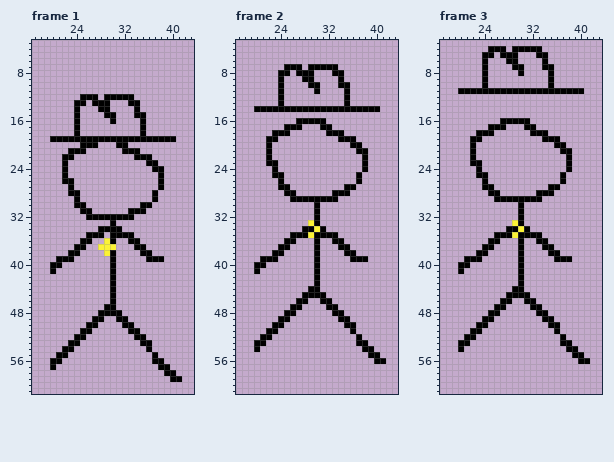
File history of a pixel-art file, ShovelJam/ShovelJam/ASSETS/Ase Files/jimmy/jimmy_walking.ase. Above: the version before the commit.
64x64 pixels, 5 frames. Shown: frame 1: x 17..43, y 3..61; frame 2: x 17..43, y 3..61; frame 3: x 17..43, y 3..61. The commit also changed other frames, which this record leaves out.
Once edited:
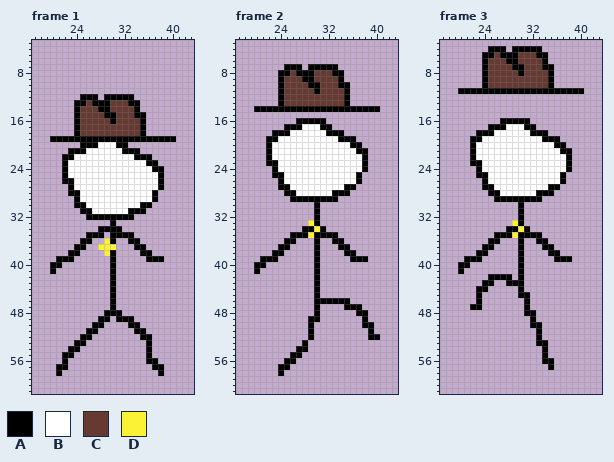
Palette (. is transparent): A #000000  B #ffffff  C #663931  D #fbf236
Difference:
Changed rows in their new state; - is an unchanged pixel.
Frame 1, layers "Accessory", "Head", "Body":
first column x 23:
13 ---C---CCC-----
14 --CCC--CCCC----
15 --CCCC--CCC----
16 --CCCCC-CCCC---
17 --CCCCCCCCCC---
18 --CCCCCCCCCC---
20 -----BBB-------
21 ---BBBBBB------
22 -BBBBBBBBBB----
23 BBBBBBBBBBBBB--
24 BBBBBBBBBBBBBB-
25 BBBBBBBBBBBBBBB
26 -BBBBBBBBBBBBBB
27 -BBBBBBBBBBBBBB
28 --BBBBBBBBBBBB-
29 --BBBBBBBBBBBB-
30 ---BBBBBBBBB---
31 ----BBBBBB-----
first column x 20:
47 ---------.------------
48 --------.-------------
49 -------.-A---A--------
50 ------.-A---.-A-------
51 -----.-A-----.-A------
52 ----.-A-------.-A-----
53 ---.-A---------.------
54 --.-A-----------------
55 -.-A------------A.----
56 ..A-------------A-.---
57 .AA--------------A-.--
58 -A----------------A..-
59 --------------------..
Frame 2, layers "Accessory", "Head", "Body":
first column x 25:
 8 -C---CCC--
 9 CCC--CCCC-
10 CCCC--CCC-
11 CCCCC-CCCC
12 CCCCCCCCCC
13 CCCCCCCCCC
first column x 23:
17 -----BBB-------
18 ---BBBBBB------
19 -BBBBBBBBBB----
20 BBBBBBBBBBBBB--
21 BBBBBBBBBBBBBB-
22 BBBBBBBBBBBBBBB
23 -BBBBBBBBBBBBBB
24 -BBBBBBBBBBBBBB
25 --BBBBBBBBBBBB-
26 --BBBBBBBBBBBB-
27 ---BBBBBBBBB---
28 ----BBBBBB-----
first column x 20:
44 ---------.------------
45 --------..-.----------
46 -------..-A--AAA------
47 ------..--A-..-AAA----
48 -----..---A--..--AA---
49 ----..---AA---..--A---
50 ---..----A-----..-AA--
51 --..-----A------.--A--
52 -..------A-------.-AA-
53 ..------A--------..---
54 .------AA---------..--
55 ------AA-----------..-
56 -----AA-------------..
57 ----AA----------------
58 ----A-----------------
Frame 3, layers "Accessory", "Head", "Body":
first column x 25:
 5 -C---CCC--
 6 CCC--CCCC-
 7 CCCC--CCC-
 8 CCCCC-CCCC
 9 CCCCCCCCCC
10 CCCCCCCCCC
first column x 23:
17 -----BBB-------
18 ---BBBBBB------
19 -BBBBBBBBBB----
20 BBBBBBBBBBBBB--
21 BBBBBBBBBBBBBB-
22 BBBBBBBBBBBBBBB
23 -BBBBBBBBBBBBBB
24 -BBBBBBBBBBBBBB
25 --BBBBBBBBBBBB-
26 --BBBBBBBBBBBB-
27 ---BBBBBBBBB---
28 ----BBBBBB-----
first column x 20:
42 -----AAAA-------------
43 ----AA--AA------------
44 ---AA----.------------
45 ---A----..------------
46 ---A---..---.---------
47 --AA--..---A..--------
48 -----..----AA..-------
49 ----..------A-..------
50 ---..-------AA-..-----
51 --..---------A--.-----
52 -..----------A---.----
53 ..-----------AA--..---
54 .-------------A---..--
55 --------------A----..-
56 --------------AA----..
57 ---------------A------
Where, in picture pixels (left, top, right, bottom), the same in both pictures:
added: (68, 100, 158, 214)
changed: (50, 304, 182, 382)
added: (272, 70, 362, 196)
changed: (254, 286, 386, 376)
added: (488, 52, 548, 88)
added: (476, 124, 566, 196)
changed: (458, 274, 590, 370)
